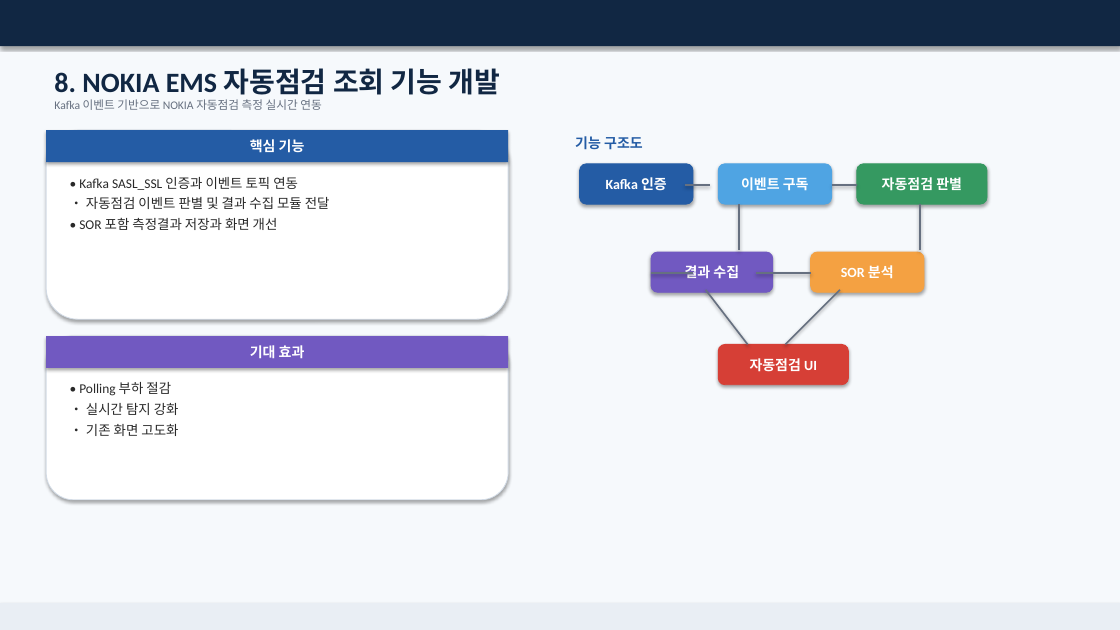
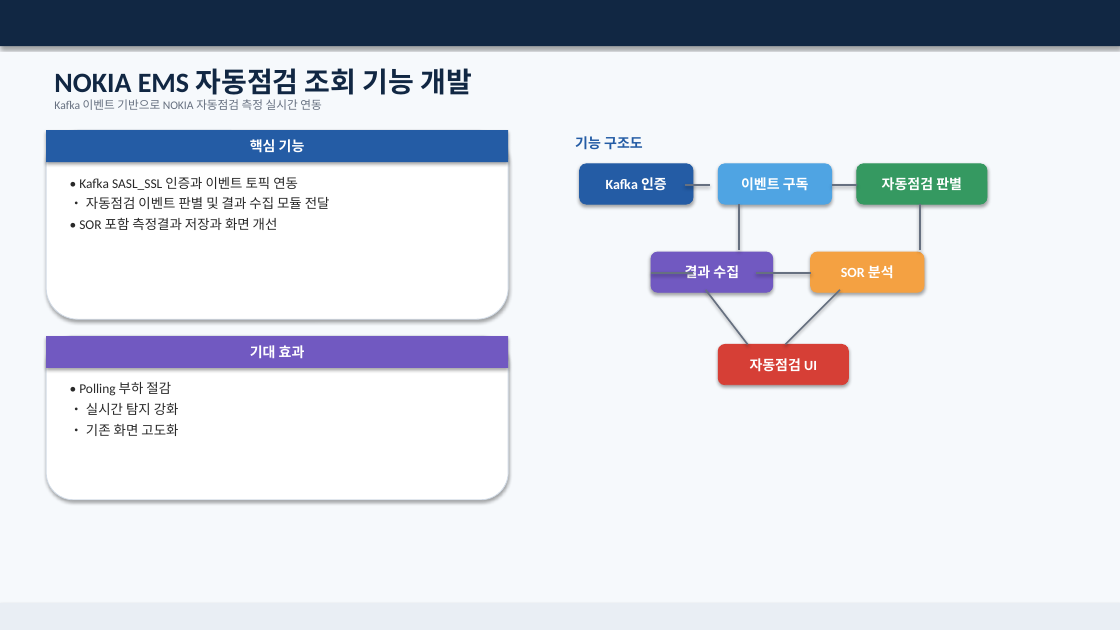
Before and after one commit to gmncreat/project-plan, a slide deck: slide 8 of output/SKT_OTDR_선로품질관리시스템_고도화_개발계획서_최종.pptx. Drawn at 1120x630 pixels with LibreOffice and Linux fonts; fonts in the diff are those of the drawing. Boxes give left, top, right and bottom in pixels: in the first picture for what was removed or moved away, otherwise in the second. Text is boxed around its words. In the diff, an @@ line names an element or a change of style, - is before the commit and + after.

```diff
--- a/output/SKT_OTDR_선로품질관리시스템_고도화_개발계획서_최종.pptx
+++ b/output/SKT_OTDR_선로품질관리시스템_고도화_개발계획서_최종.pptx
@@ text at box(54, 68, 473, 100): text changed @@
-8. NOKIA EMS 자동점검 조회 기능 개발
+NOKIA EMS 자동점검 조회 기능 개발
```
Also in this commit, not shown: 10 other slides changed, 1 other file.
